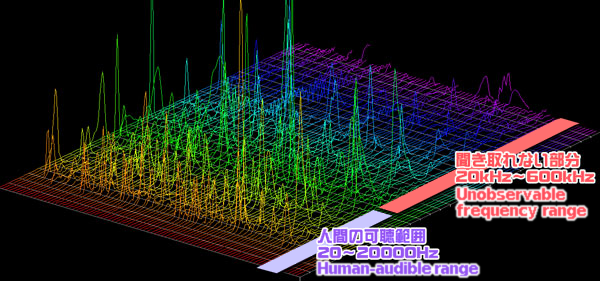
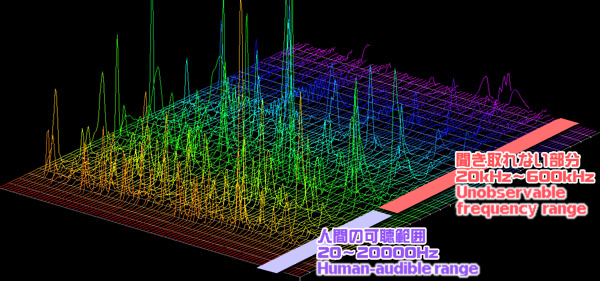
Layered file, before and after one edit (600 × 281). Changes by layer:
painted on "New Layer#1" over [455, 184, 589, 222]
